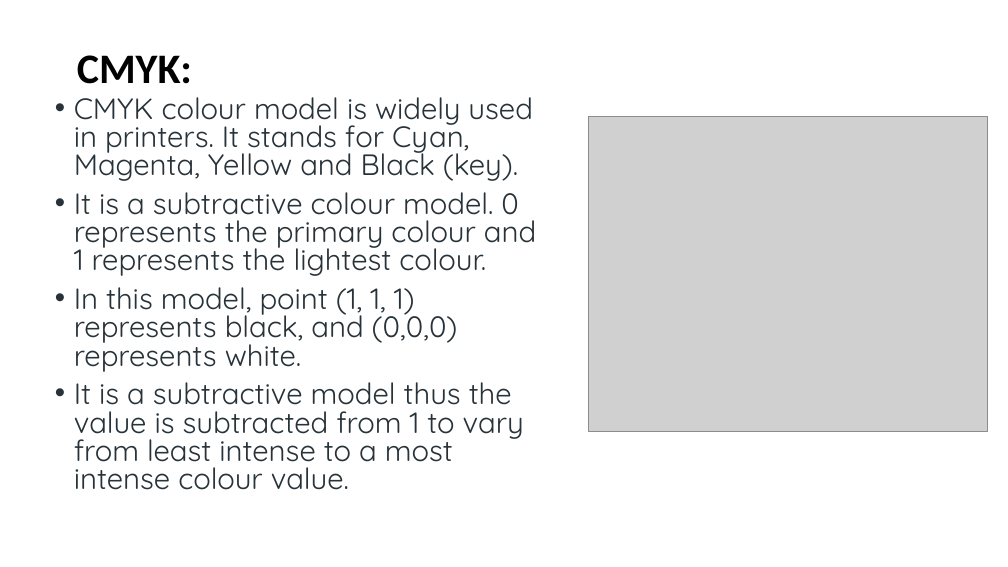
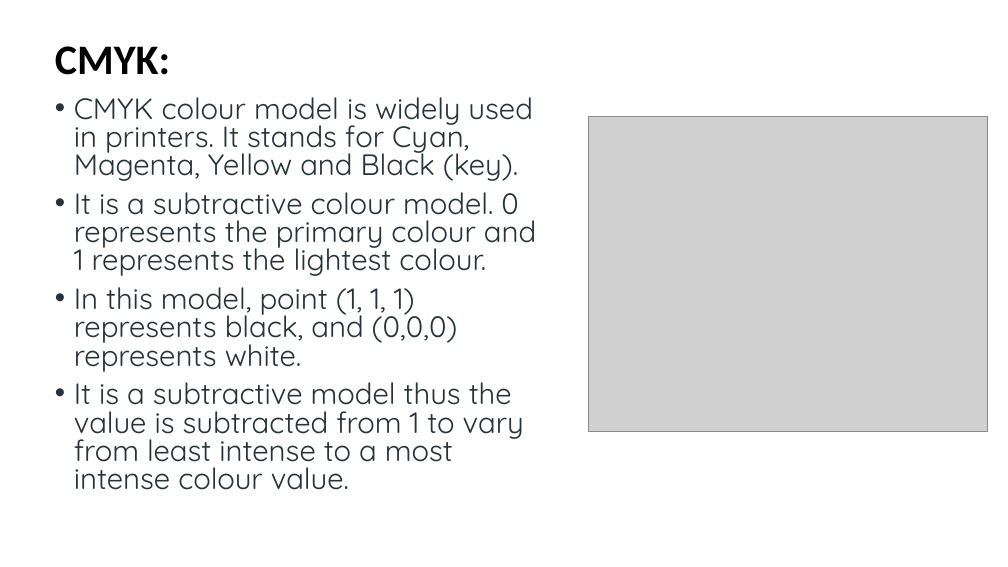
Before and after one commit to CodeBlocker007/DigitalImageProcessing, a slide deck: slide 5 of DigitalImageFundamentals.pptx. Drawn at 1008x567 pixels with LibreOffice and Linux fonts; fonts in the diff are those of the drawing; grey boxes stand for pictures. Boxes give left, top, right and bottom in pixels: in the first picture for what was removed or moved away, otherwise in the second. Text is boxed around its words. In the diff, an @@ line names an element or a change of style, - is before the commit and + after.

Commit message:
Alignment Modifications

```diff
--- a/DigitalImageFundamentals.pptx
+++ b/DigitalImageFundamentals.pptx
@@ title "CMYK:": place and size @@
-title "CMYK:" at [77,55,192,84]
+title "CMYK:" at [55,46,170,75]
```
Also in this commit, not shown: 3 other slides changed.
